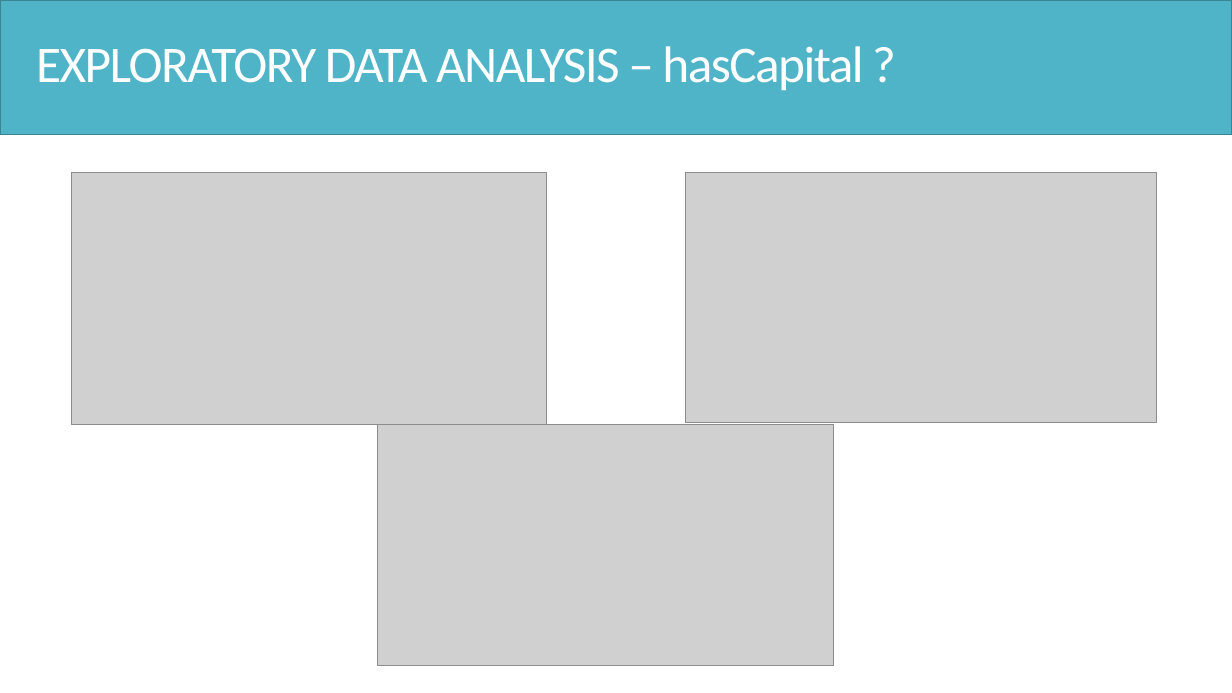
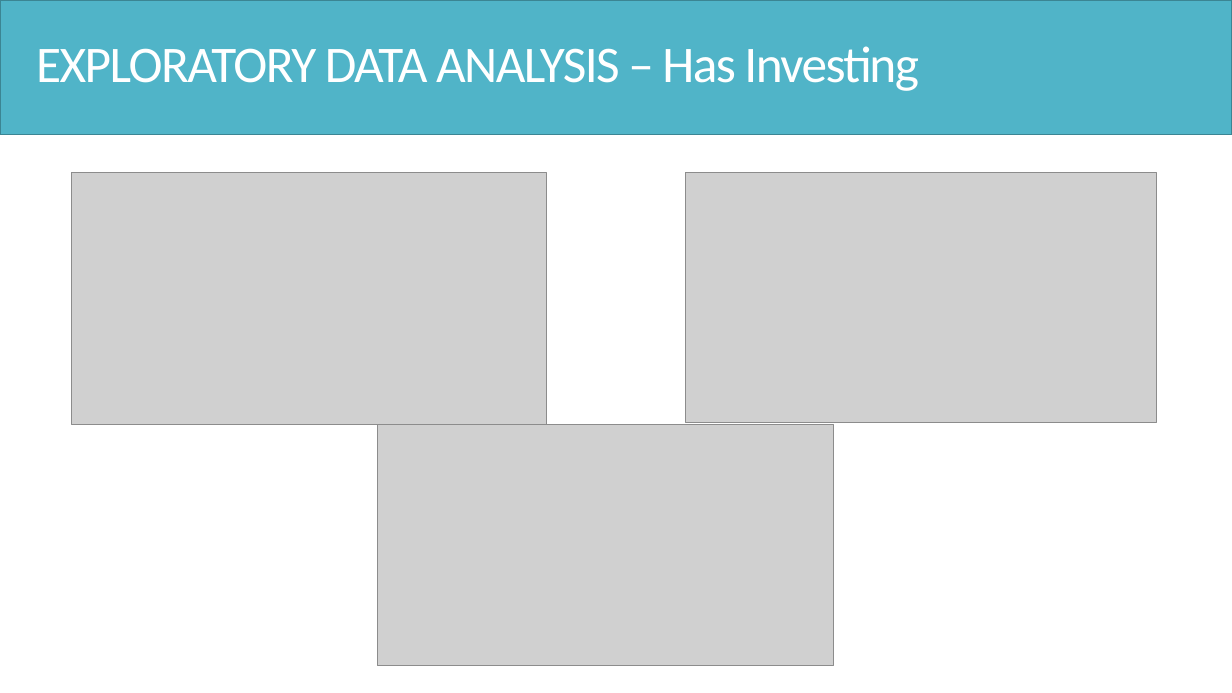
Before and after one commit to Hsgngr/dataiku_income_classification, a slide deck: slide 15 of Task_Presentation.pptx (slide 14 before the commit). Drawn at 1232x693 pixels with LibreOffice and Linux fonts; fonts in the diff are those of the drawing; grey boxes stand for pictures. Boxes give left, top, right and bottom in pixels: in the first picture for what was removed or moved away, otherwise in the second. Text is boxed around its words. In the diff, an @@ line names an element or a change of style, - is before the commit and + after.

```diff
--- a/Task_Presentation.pptx
+++ b/Task_Presentation.pptx
@@ text at <box>36,46,918,91</box>: text changed @@
-EXPLORATORY DATA ANALYSIS – hasCapital ?
+EXPLORATORY DATA ANALYSIS – Has Investing
```
Also in this commit, not shown: 3 other slides changed, 9 slides added, 1 slide removed, 1 other file.
